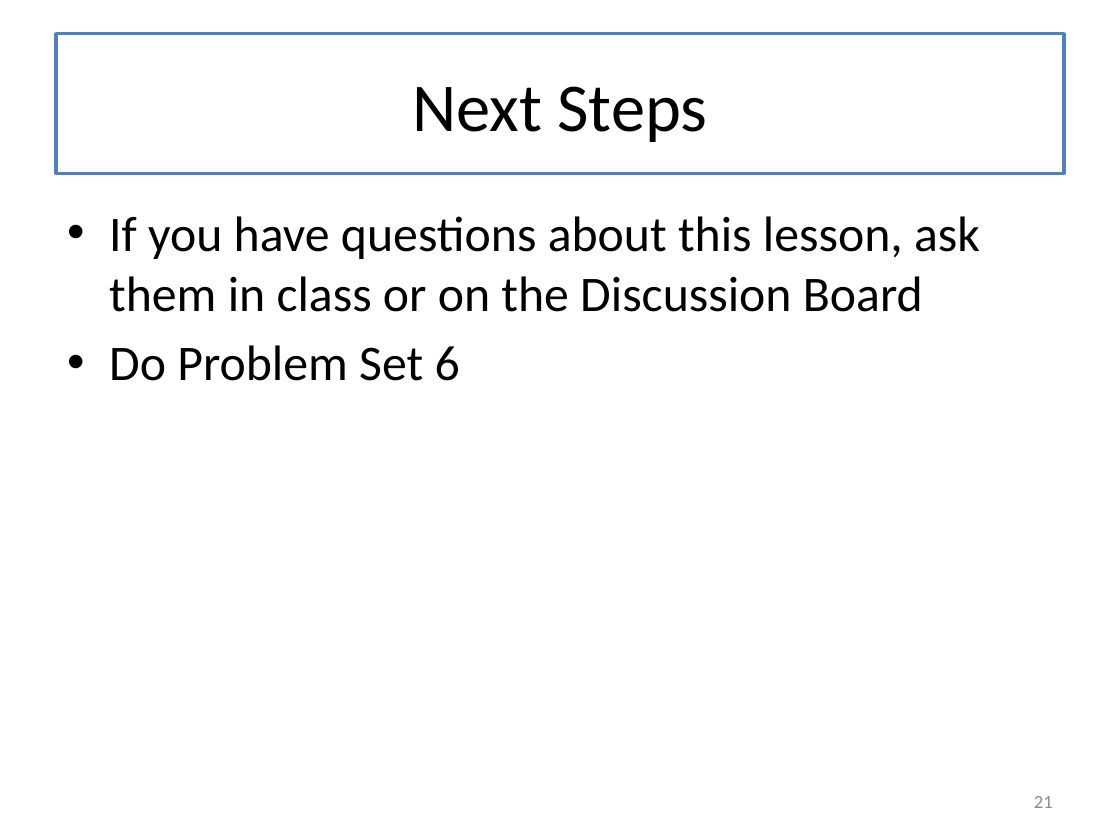
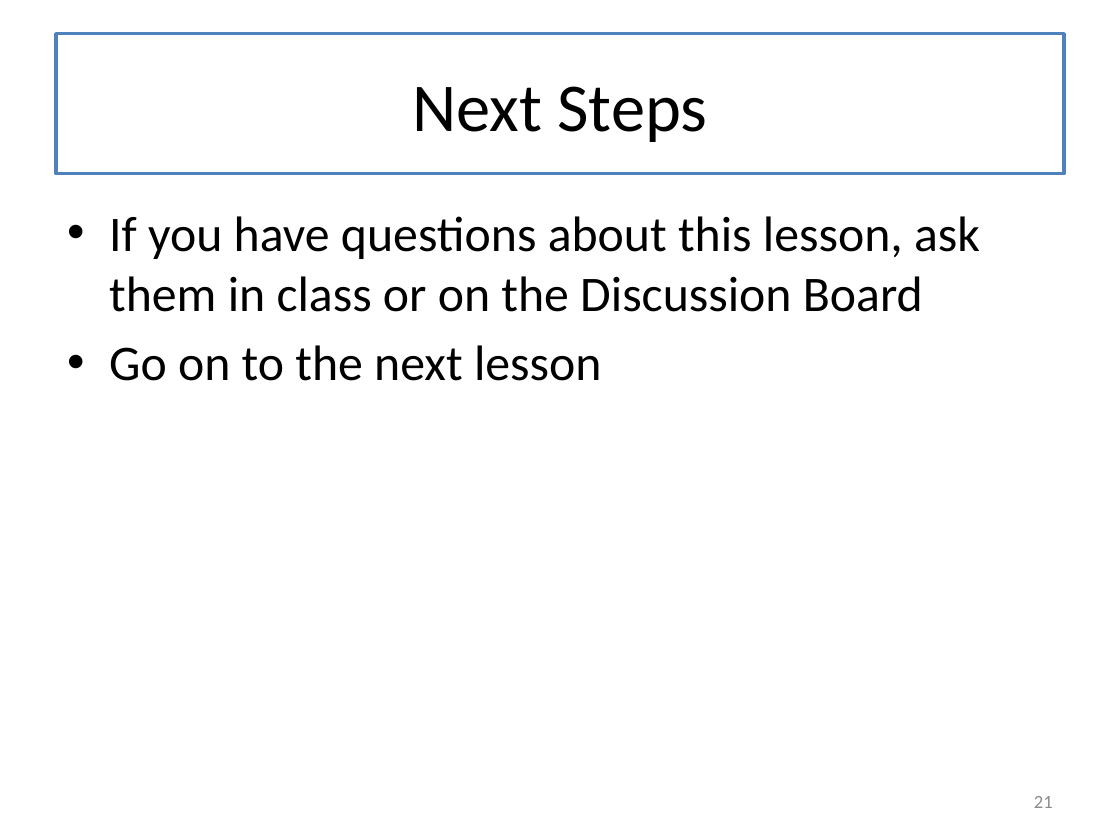
Before and after one commit to mwand/cs5010f16, a slide deck: slide 21 of Slides/Lesson 6.6 Halting Functions for Tree-Like Structures.pptx. Drawn at 1120x840 pixels with LibreOffice and Linux fonts; fonts in the diff are those of the drawing. Boxes give left, top, right and bottom in pixels: in the first picture for what was removed or moved away, otherwise in the second. Text is boxed around its words. In the diff, an @@ line names an element or a change of style, - is before the commit and + after.

```diff
--- a/Slides/Lesson 6.6 Halting Functions for Tree-Like Structures.pptx
+++ b/Slides/Lesson 6.6 Halting Functions for Tree-Like Structures.pptx
@@ text at [109, 345, 601, 381]: text changed @@
-• Do Problem Set 6
+• Go on to the next lesson
```
Also in this commit, not shown: 49 other files.
